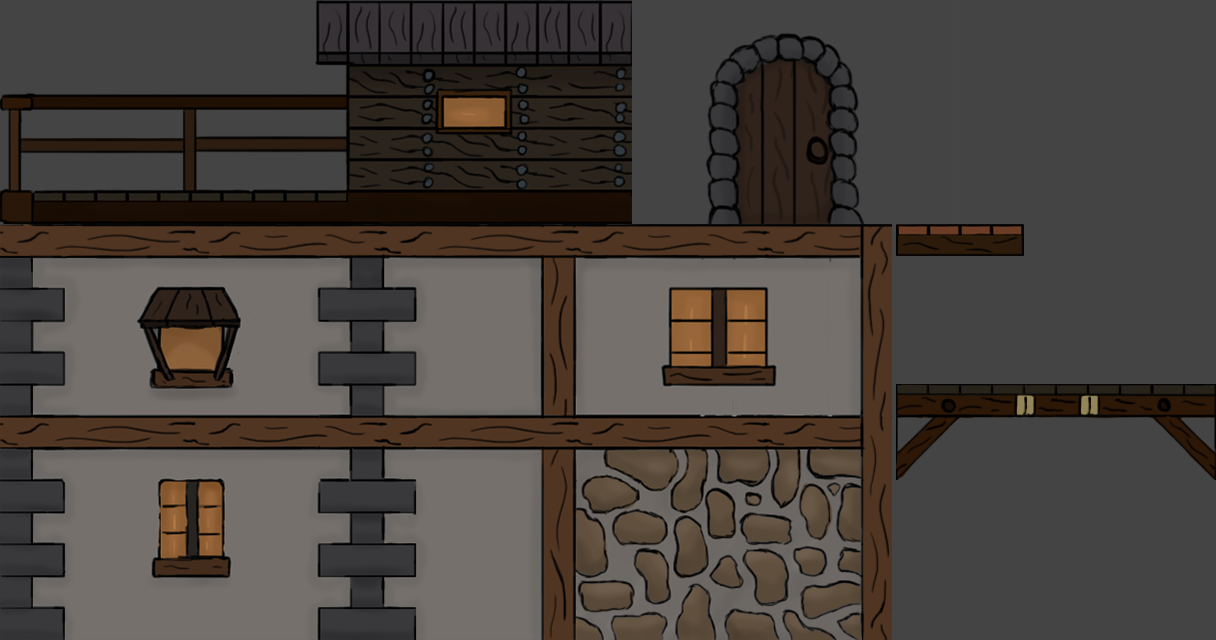
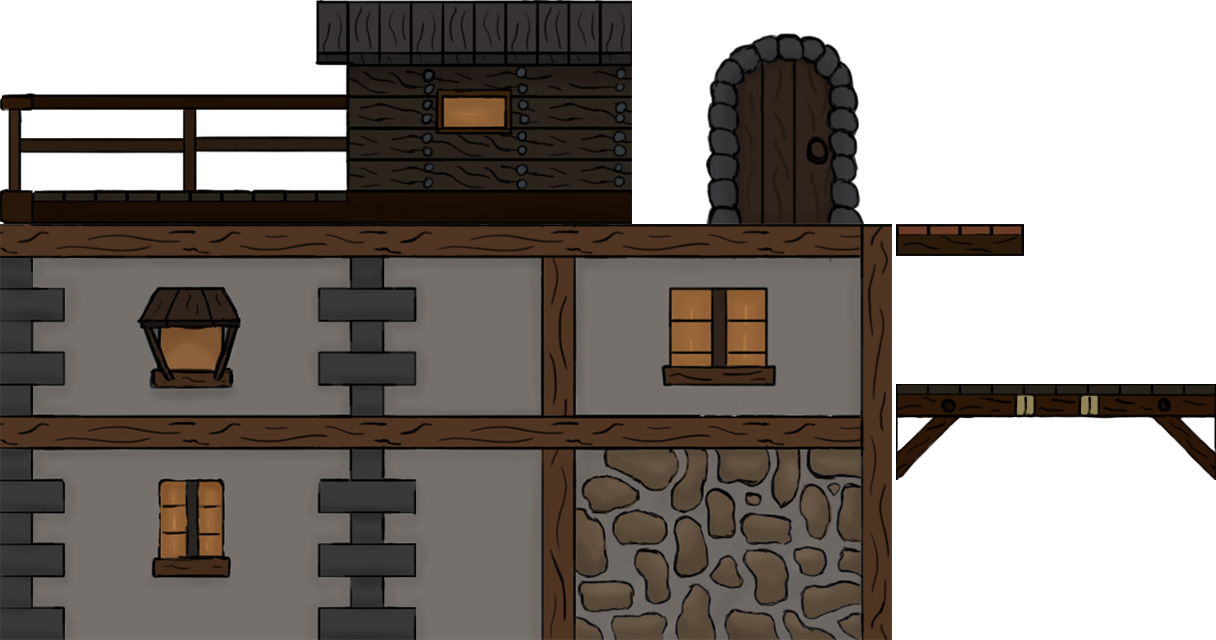
Two versions of the same layered image (w=1216, h=640). Layer-by-layer changes:
hid "Arrière-plan" over (0, 0, 1216, 640)
